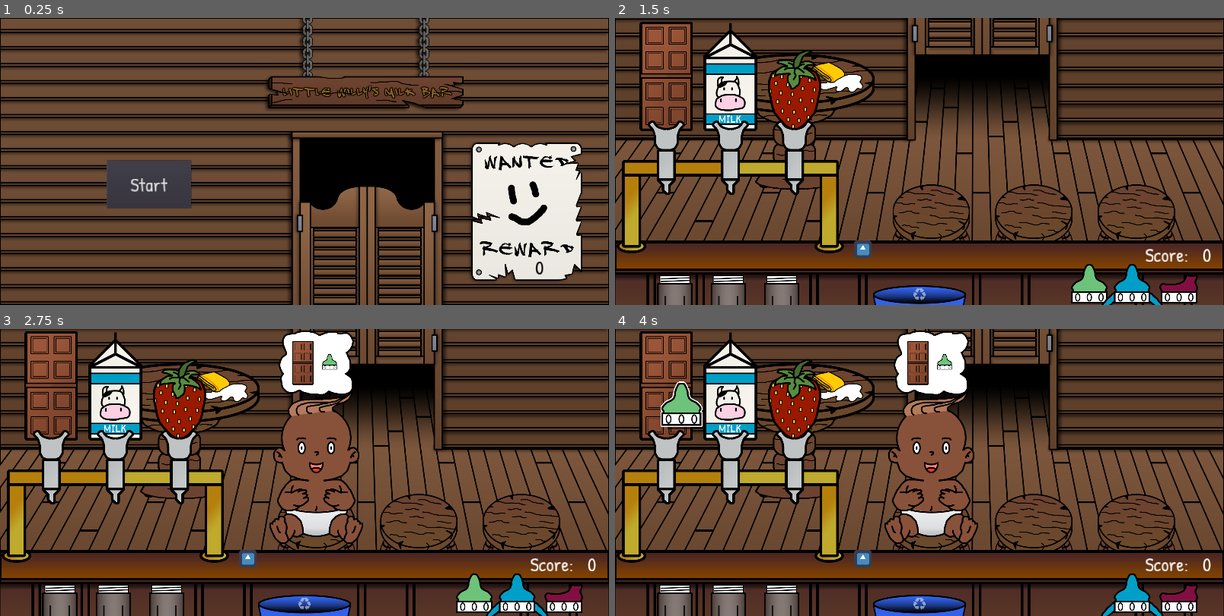
Above: before the commit, frames 1-4 (two rows, left to right).
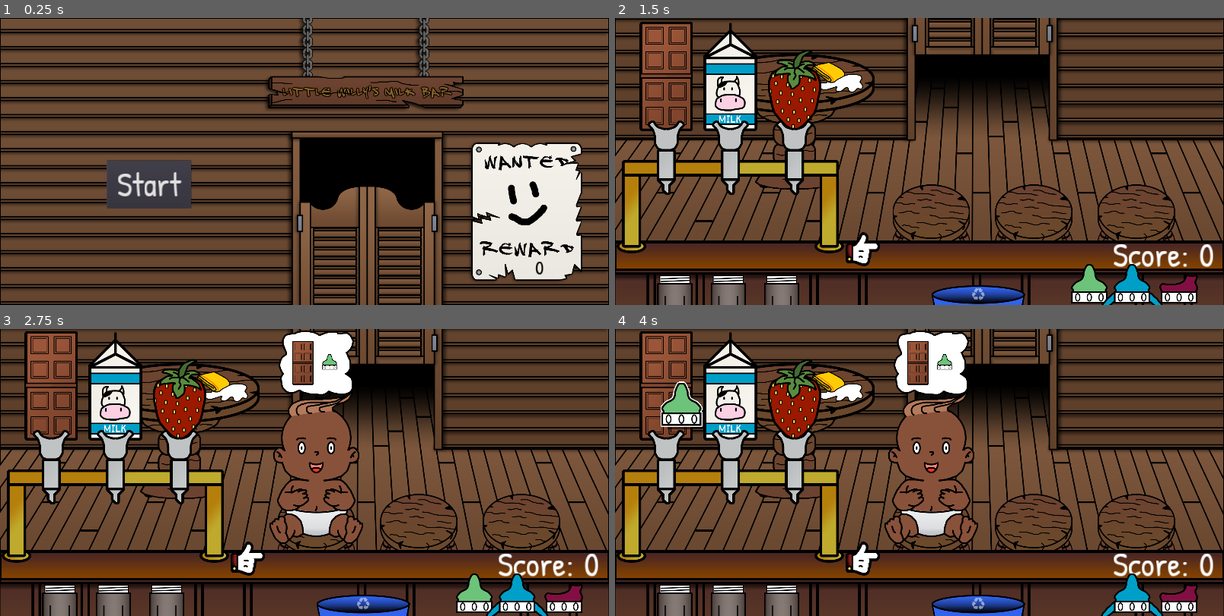
Above: after the commit, the same moments.

Repository: Gravedigger7789/little-willys-milk-bar
Game: Godot game, scene res://World.tscn
The game is run twice, just before and just after one commit, with the same random seed, the same clock (stepped at 60 frames per second) and the same inputs. The engine's default icon, where the game draws it, is replaced by a stand-in: a white triangle on a blue panel in a dark square.
Inputs (mouse positions are in pixels of both pictures, inside the frame that each line leads up to):
- Up to frame 1 (0.25 s): no input
- Up to frame 2 (1.5 s): click "Start" at 0.5 s; drag from (663, 121) to (663, 250) at 1.27 s
- Up to frame 3 (2.75 s): tap Enter at 2 s; drag from (115, 397) to (316, 463) at 2.02 s
- Up to frame 4 (4 s): tap Space at 2.75 s; move the mouse to (791, 397) at 2.77 s; press the mouse at (791, 397) at 2.78 s; release the mouse at (791, 397) at 3.5 s; tap Enter at 3.5 s; drag from (1090, 593) to (663, 397) at 3.52 s

The runs differ from the first frame. In frame 1, 0.4% of the frame differs, in the area x 19-30%, y 53-63%; in frame 2, 2.4%; in frame 3, 2.5%, in the area x 37-99%, y 74-100%; in frame 4, 2.5%.

Commit message:
Added launcher sprites

Diff:
--- a/World.tscn
+++ b/World.tscn
@@ -15,10 +15,18 @@
 [ext_resource path="res://assets/tap/milk-tap.png" type="Texture" id=13]
 [ext_resource path="res://assets/background/sign.png" type="Texture" id=14]
 [ext_resource path="res://assets/background/wanted.png" type="Texture" id=15]
-[ext_resource path="res://src/GUI/Font.tres" type="DynamicFont" id=16]
 [ext_resource path="res://assets/background/table.png" type="Texture" id=17]
 [ext_resource path="res://assets/mess/spill-white.png" type="Texture" id=18]
 [ext_resource path="res://assets/mess/rag.png" type="Texture" id=19]
+
+[sub_resource type="DynamicFontData" id=4]
+font_path = "res://assets/fonts/PatrickHand-Regular.ttf"
+
+[sub_resource type="DynamicFont" id=5]
+resource_local_to_scene = true
+size = 72
+use_filter = true
+font_data = SubResource( 4 )
 
 [node name="World" type="Node"]
 script = ExtResource( 3 )
@@ -66,7 +74,7 @@
 rect_min_size = Vector2( 200, 100 )
 theme = ExtResource( 10 )
 custom_colors/font_color = Color( 0, 0, 0, 1 )
-custom_fonts/font = ExtResource( 16 )
+custom_fonts/font = SubResource( 5 )
 align = 1
 valign = 1
 
@@ -128,10 +136,10 @@
 alignment = 2
 
 [node name="Label" type="Label" parent="HBoxContainer"]
-margin_left = 1984.0
-margin_top = 39.0
+margin_left = 1857.0
+margin_top = 2.0
 margin_right = 2148.0
-margin_bottom = 138.0
+margin_bottom = 176.0
 rect_min_size = Vector2( 40, 32 )
 theme = ExtResource( 10 )
 text = "Score:"
@@ -140,9 +148,9 @@
 
 [node name="Label2" type="Label" parent="HBoxContainer"]
 margin_left = 2152.0
-margin_top = 39.0
+margin_top = 2.0
 margin_right = 2280.0
-margin_bottom = 138.0
+margin_bottom = 176.0
 rect_min_size = Vector2( 128, 32 )
 theme = ExtResource( 10 )
 text = "0"
@@ -154,7 +162,7 @@
 input_pickable = true
 
 [node name="TrashCan" parent="." instance=ExtResource( 5 )]
-position = Vector2( 1140, 1040 )
+position = Vector2( 1360, 1040 )
 
 [node name="BottleSpawner" parent="." instance=ExtResource( 1 )]
 position = Vector2( 224, 1120 )
--- a/src/GUI/Font.tres
+++ b/src/GUI/Font.tres
@@ -1,9 +1,10 @@
 [gd_resource type="DynamicFont" load_steps=2 format=2]
 
-[sub_resource type="DynamicFontData" id=1]
+[sub_resource type="DynamicFontData" id=4]
 font_path = "res://assets/fonts/PatrickHand-Regular.ttf"
 
 [resource]
-size = 72
+resource_local_to_scene = true
+size = 128
 use_filter = true
-font_data = SubResource( 1 )
+font_data = SubResource( 4 )
--- a/src/Objects/BottleLauncher.tscn
+++ b/src/Objects/BottleLauncher.tscn
@@ -1,10 +1,13 @@
-[gd_scene load_steps=9 format=2]
+[gd_scene load_steps=14 format=2]
 
 [ext_resource path="res://src/Objects/Coaster.tscn" type="PackedScene" id=1]
 [ext_resource path="res://src/Objects/BottleLauncher.gd" type="Script" id=2]
 [ext_resource path="res://src/Shaders/Outline.gdshader" type="Shader" id=3]
 [ext_resource path="res://src/Controls/LaunchBar.tscn" type="PackedScene" id=4]
-[ext_resource path="res://icon.png" type="Texture" id=5]
+[ext_resource path="res://assets/launcher/launch-button.png" type="Texture" id=5]
+[ext_resource path="res://src/GUI/Theme.tres" type="Theme" id=6]
+[ext_resource path="res://assets/launcher/launcher.png" type="Texture" id=7]
+[ext_resource path="res://assets/launcher/launch-button-pressed.png" type="Texture" id=8]
 
 [sub_resource type="ShaderMaterial" id=1]
 resource_local_to_scene = true
@@ -14,18 +17,28 @@
 
 [sub_resource type="CircleShape2D" id=3]
 resource_local_to_scene = true
-radius = 32.0
+radius = 64.0
 
 [sub_resource type="Gradient" id=2]
 resource_local_to_scene = true
 offsets = PoolRealArray( 0, 0.507538, 1 )
 colors = PoolColorArray( 0, 1, 0, 1, 1, 1, 0, 1, 1, 0, 0, 1 )
 
+[sub_resource type="DynamicFontData" id=4]
+font_path = "res://assets/fonts/PatrickHand-Regular.ttf"
+
+[sub_resource type="DynamicFont" id=5]
+resource_local_to_scene = true
+size = 32
+use_filter = true
+font_data = SubResource( 4 )
+
 [node name="BottleLauncher" instance=ExtResource( 1 )]
 script = ExtResource( 2 )
 
 [node name="Sprite" parent="." index="0"]
 material = SubResource( 1 )
+texture = ExtResource( 7 )
 
 [node name="CollisionShape2D" parent="." index="1"]
 shape = SubResource( 3 )
@@ -38,14 +51,25 @@
 
 [node name="LaunchButton" type="TextureButton" parent="." index="4"]
 visible = false
-margin_left = -32.0
-margin_top = 96.0
-margin_right = 32.0
-margin_bottom = 160.0
+margin_left = -64.0
+margin_top = 90.0
+margin_right = -64.0
+margin_bottom = 90.0
+rect_min_size = Vector2( 128, 128 )
 mouse_filter = 1
 mouse_default_cursor_shape = 2
 action_mode = 0
 texture_normal = ExtResource( 5 )
+texture_pressed = ExtResource( 8 )
+
+[node name="Label" type="Label" parent="LaunchButton" index="0"]
+anchor_right = 1.0
+anchor_bottom = 1.0
+theme = ExtResource( 6 )
+custom_fonts/font = SubResource( 5 )
+text = "Launch!"
+align = 1
+valign = 1
 
 [connection signal="activated" from="LaunchBar" to="." method="_on_LaunchBar_activated"]
 [connection signal="pressed" from="LaunchButton" to="." method="_on_LaunchButton_pressed"]
Not shown: 1 places in World.tscn that only renumber resources
